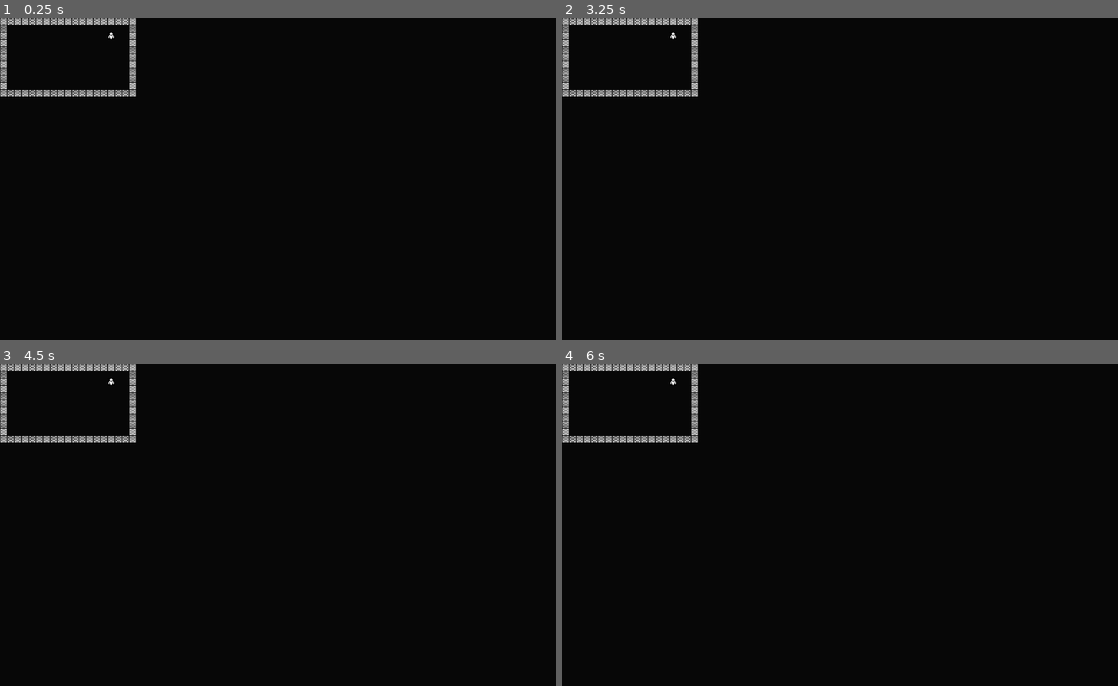
Above: before the commit, frames 1-4 (two rows, left to right).
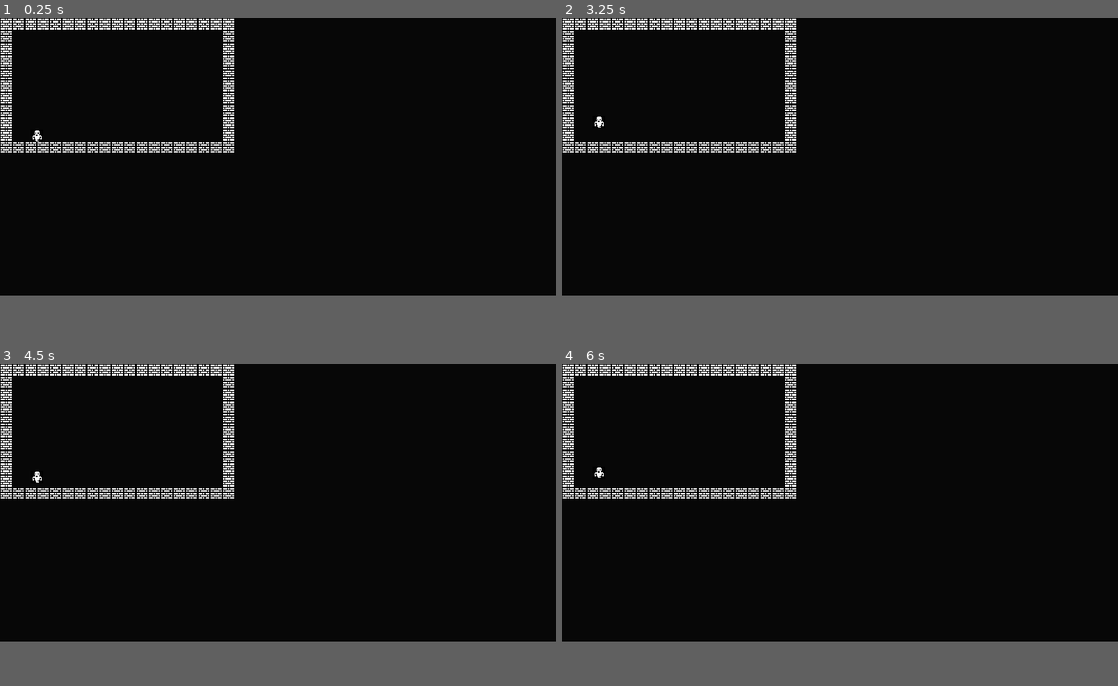
Above: after the commit, the same moments.

Repository: Thedupy/OwlGame
Game: Godot game, scene res://source/World/World.tscn
Same seed, same stepped clock (60 frames per second), same inputs: the game is played once before the commit and once after it.
Inputs:
- Up to frame 1 (0.25 s): no input
- Up to frame 2 (3.25 s): tap Enter at 0.5 s; hold Right (ui_right) 0.53-2.03 s; tap Z (jump, bound only after the commit) at 0.6, 0.77, 1.07, 1.35, 1.52, 1.82, 2.1, 2.85, 3.02 s; hold Left (ui_left) 2.03-2.78 s; tap Space at 2.75 s; hold Right (ui_right) from 2.78 s (still down)
- Up to frame 3 (4.5 s): tap Z (jump, bound only after the commit) at 3.32, 3.6, 3.77, 4.07, 4.35 s; release Right (ui_right) at 4.28 s; hold Left (ui_left) from 4.28 s (still down)
- Up to frame 4 (6 s): tap Z (jump, bound only after the commit) at 4.52, 4.82, 5.1, 5.85 s; release Left (ui_left) at 5.03 s; hold Right (ui_right) 5.03-5.78 s; hold Left (ui_left) from 5.78 s (still down)
In our replay, the window is 800x464 before the commit and 800x400 after it. These sizes can differ from the game's own. Grey fills any space a smaller window leaves; there, only what the larger window draws over its background counts as a difference.

The runs differ from the first frame. In frame 1, 3.1% of the frame differs, in the area x 0-43%, y 0-42%; in frame 2, 3.1%; in frame 3, 3.1%; in frame 4, 3.1%.
Error before the commit: Parse Error: Indented block expected after declaration of "apply_gravity" function. (res://source/Player/Player.gd:28)

Commit message:
Add Player Scene

Diff:
--- a/project.godot
+++ b/project.godot
@@ -26,6 +26,8 @@
 window/size/resizable=false
 window/size/test_width=1240
 window/size/test_height=720
+window/stretch/mode="2d"
+window/stretch/aspect="keep_width"
 
 [importer_defaults]
 
@@ -50,6 +52,24 @@
 "svg/scale": 1.0
 }
 
+[input]
+
+walk_left={
+"deadzone": 0.5,
+"events": [ Object(InputEventKey,"resource_local_to_scene":false,"resource_name":"","device":0,"alt":false,"shift":false,"control":false,"meta":false,"command":false,"pressed":false,"scancode":81,"unicode":0,"echo":false,"script":null)
+ ]
+}
+walk_right={
+"deadzone": 0.5,
+"events": [ Object(InputEventKey,"resource_local_to_scene":false,"resource_name":"","device":0,"alt":false,"shift":false,"control":false,"meta":false,"command":false,"pressed":false,"scancode":68,"unicode":0,"echo":false,"script":null)
+ ]
+}
+jump={
+"deadzone": 0.5,
+"events": [ Object(InputEventKey,"resource_local_to_scene":false,"resource_name":"","device":0,"alt":false,"shift":false,"control":false,"meta":false,"command":false,"pressed":false,"scancode":90,"unicode":0,"echo":false,"script":null)
+ ]
+}
+
 [rendering]
 
 environment/default_clear_color=Color( 0.0313726, 0.0313726, 0.0313726, 1 )
--- a/source/Player/Player.gd
+++ b/source/Player/Player.gd
@@ -1,37 +1,52 @@
 extends KinematicBody2D
 
-var MOVE_SPEED = 64
-var GRAVITY = 200
-var JUMP_SPEED = 128
+export (int) var ACCELERATION = 512
+export (int) var MAX_SPEED = 64
+export (float) var FRICTION = 0.25
+export (int) var JUMP_SPEED = 128
+export (int) var GRAVITY = 200
 
-
-var velocity = Vector2.ZERO
-
-
-func _ready():
-	pass
-
-func _process(delta):
-	pass
+var motion = Vector2.ZERO
+var has_jumped = false
 
 func _physics_process(delta: float) -> void:
 	var input_vector : Vector2 = get_input_vector()
-	apply_gravity()
+	apply_horizontal_force(input_vector, delta)
+	apply_friction(input_vector)
+	jump_check()
+	apply_gravity(delta)
+	move(input_vector)
 
-func get_input_vector(delta:float):
-	var input_vector = Vector2.ZERO
-	input_vector.x = int(Input.is_action_pressed("ui_right")) - int(Input.is_action_pressed("ui_left"))
+func get_input_vector():
+	var input_vector := Vector2.ZERO
+	input_vector.x = Input.get_action_strength("walk_right") - Input.get_action_strength("walk_left")
 	return input_vector
 
-func apply_gravity(delta):
+func apply_horizontal_force(input_vector, delta):
+	if input_vector.x != 0:
+		motion.x += input_vector.x * ACCELERATION * delta
+		motion.x = clamp(motion.x, -MAX_SPEED, MAX_SPEED)
 
-func
-	velocity = motion * MOVE_SPEED * delta
-	velocity = move_and_slide(velocity, Vector2.UP)
+func apply_friction(input_vector):
+	if input_vector.x == 0 and is_on_floor():
+		motion.x = lerp(motion.x, 0, FRICTION)
 
-func input_vector():
-
+func jump_check():
+	if is_on_floor():
+		if Input.is_action_just_pressed("jump"):
+			motion.y = -JUMP_SPEED
+			has_jumped = true
+	else:
+		if Input.is_action_just_released("jump") and motion.y < -JUMP_SPEED/2:
+			motion.y = -JUMP_SPEED/2
 
 func apply_gravity(delta):
 	if not is_on_floor():
 		motion.y += GRAVITY * delta
+		motion.y = min(motion.y, JUMP_SPEED)
+
+func move(input_vector):
+	var was_on_floor = is_on_floor()
+	var was_in_air = not is_on_floor()
+
+	motion = move_and_slide(motion, Vector2.UP)
--- a/source/Player/Player.tscn
+++ b/source/Player/Player.tscn
@@ -3,19 +3,19 @@
 [ext_resource path="res://assets/monochrome_packed.png" type="Texture" id=1]
 [ext_resource path="res://source/Player/Player.gd" type="Script" id=2]
 
-
 [sub_resource type="RectangleShape2D" id=1]
-extents = Vector2( 8, 8 )
+extents = Vector2( 4.08772, 7.00673 )
 
 [node name="Player" type="KinematicBody2D"]
 script = ExtResource( 2 )
 
 [node name="Sprite" type="Sprite" parent="."]
+position = Vector2( -8, -15 )
 texture = ExtResource( 1 )
 centered = false
 region_enabled = true
 region_rect = Rect2( 432, 96, 16, 16 )
 
 [node name="CollisionShape2D" type="CollisionShape2D" parent="."]
-position = Vector2( 8, 8 )
+position = Vector2( 0, -7 )
 shape = SubResource( 1 )
--- a/source/World/World.tscn
+++ b/source/World/World.tscn
@@ -33,4 +33,7 @@
 tile_data = PoolIntArray( 0, 0, 0, 1, 0, 0, 2, 0, 0, 3, 0, 0, 4, 0, 0, 5, 0, 0, 6, 0, 0, 7, 0, 0, 8, 0, 0, 9, 0, 0, 10, …(603 unchanged characters)…
 
 [node name="KinematicBody2D" parent="." instance=ExtResource( 1 )]
-position = Vector2( 240, 32 )
+position = Vector2( 48, 160 )
+
+[node name="Camera2D" type="Camera2D" parent="."]
+anchor_mode = 0
